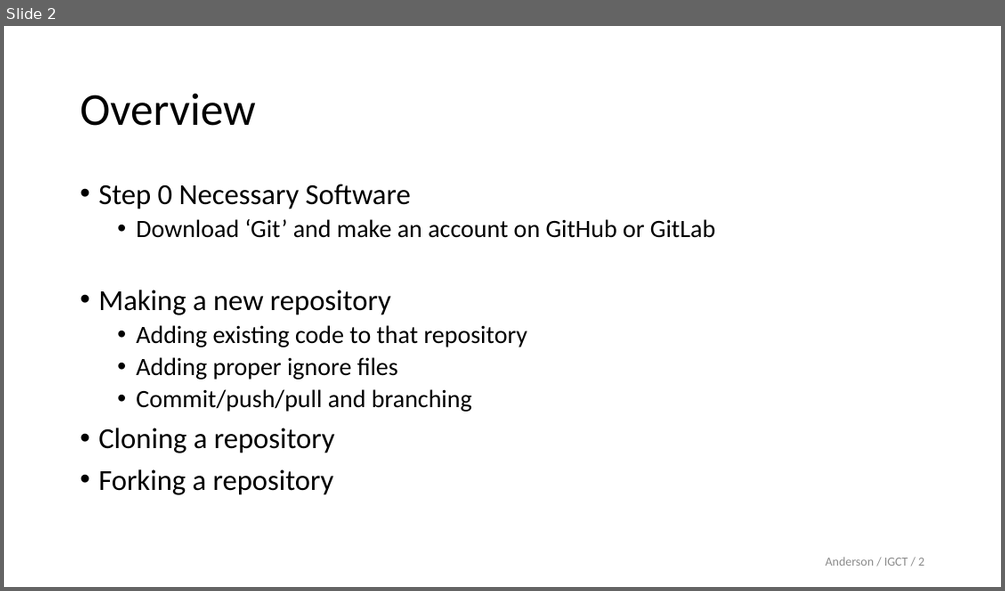
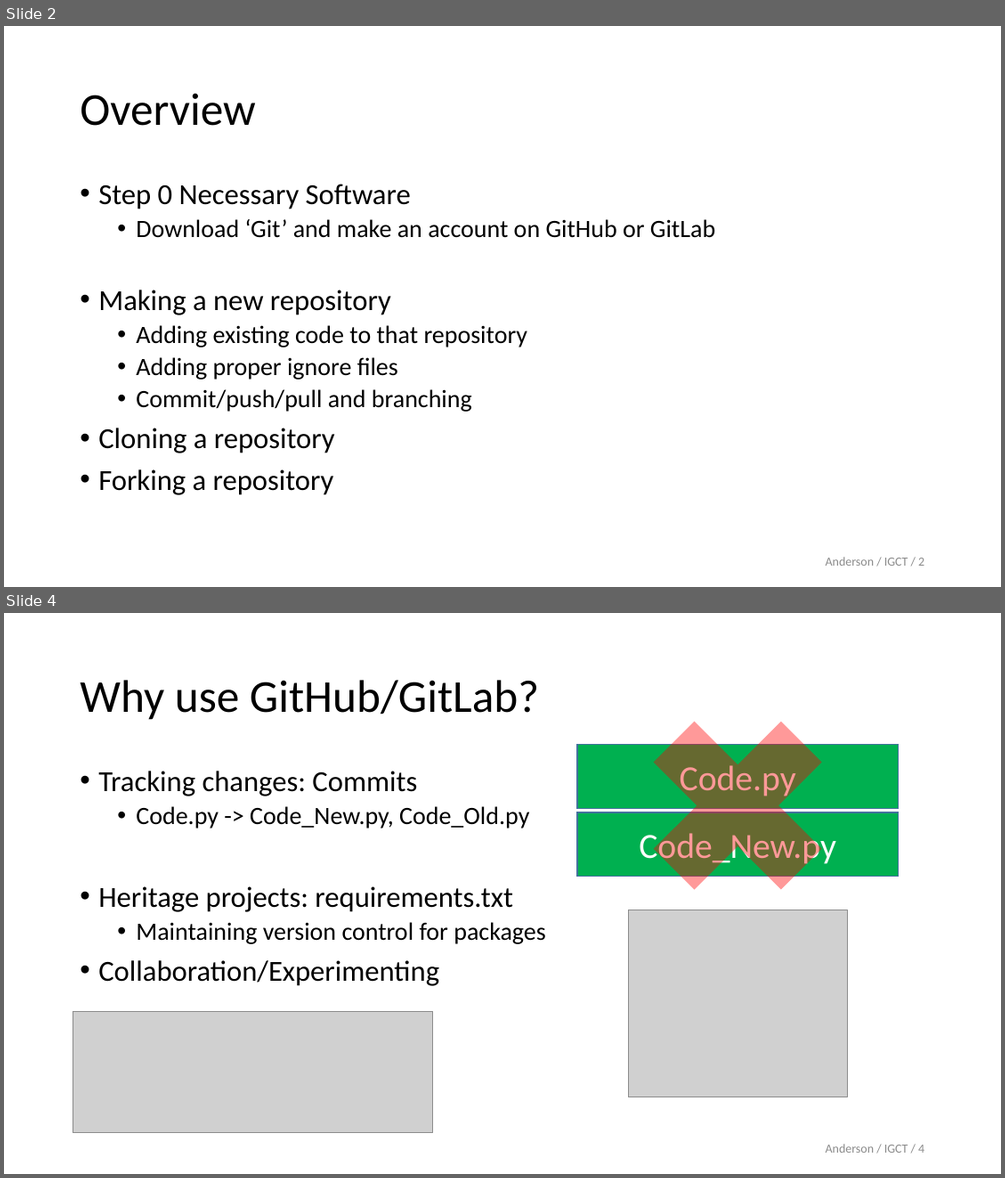
Before and after one commit to brianmanderson/TeachingGithubProcedures, a slide deck: Presentation.pptx. Shown one above the other, each under a label of ours: slide 2 before the commit, slides 2 and 4 after it; the slides between them are not shown. The pictures are 1005x591 and 1005x1178 pixels, drawn with LibreOffice and Linux fonts; fonts in the diff are those of the drawing; grey boxes stand for pictures; background and template pictures are left out. Boxes give left, top, right and bottom in pixels: in the first picture for what was removed or moved away, otherwise in the second. Text is boxed around its words. In the diff, an @@ line names an element or a change of style, - is before the commit and + after.

```diff
--- a/Presentation.pptx
+++ b/Presentation.pptx
@@ slide 4 added at box(4, 613, 1001, 1174), background #FFFFFF @@
@@ title added at box(80, 680, 539, 720), 44 pt, text #000000 @@
+Why use GitHub/GitLab?
@@ cross added at box(615, 682, 860, 928), fill #FF0000 at 40% opacity @@
@@ rectangle added at box(577, 745, 898, 809), fill #00B050, outline #43739E 1 pt, 34 pt, text #FFFFFF @@
+Code.py
@@ text added at box(98, 771, 545, 986), 28 pt, text #000000 @@
+• Tracking changes: Commits
+  • Code.py -> Code_New.py, Code_Old.py
+• Heritage projects: requirements.txt
+  • Maintaining version control for packages
+• Collaboration/Experimenting
@@ rectangle added at box(577, 812, 898, 877), fill #00B050, outline #43739E 1 pt, 34 pt, text #FFFFFF @@
+Code_New.py
@@ picture added at box(629, 910, 847, 1097) @@
@@ picture added at box(73, 1011, 433, 1133) @@
@@ page number added at box(825, 1143, 924, 1152), 12 pt, text #8C8C8C @@
+Anderson / IGCT / 4
```
Also in this commit, not shown: 5 other slides added, 1 slide removed, 1 other file.
